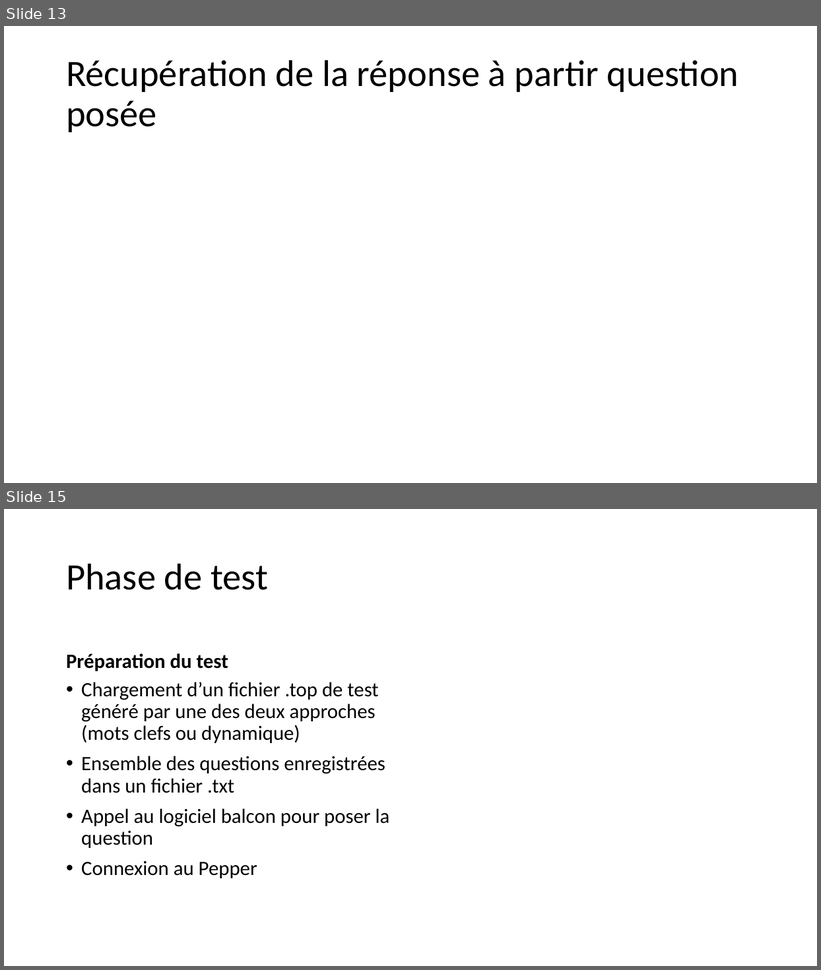
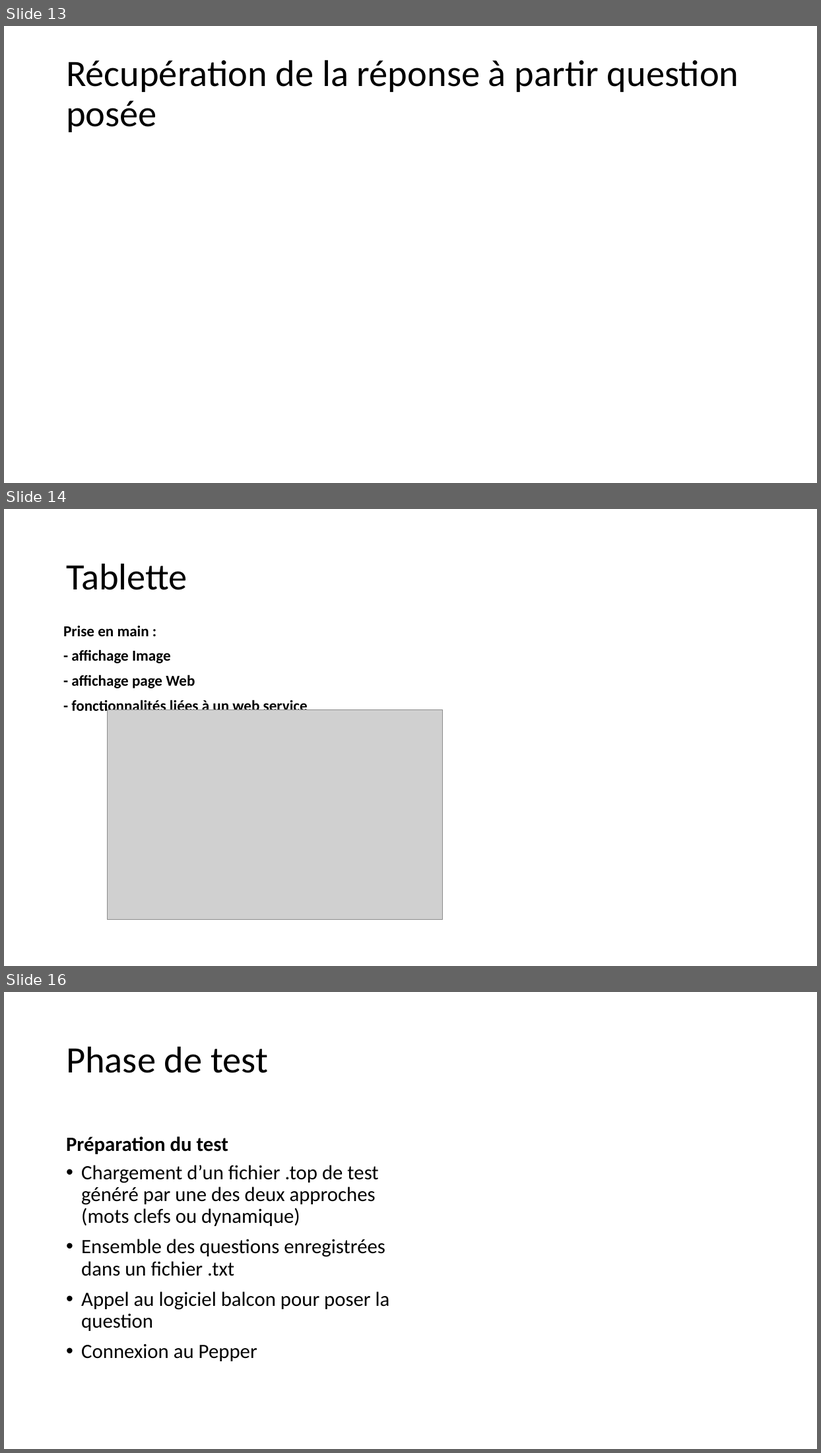
Before and after one commit to PorteAntoine/IHM_PEPPER_CPE2017, a slide deck: Rapport/Diapo_ihm_pepper.pptx. Shown one above the other, each under a label of ours: slides 13 and 15 before the commit, slides 13, 14 and 16 after it; the slides between them are not shown. The pictures are 821x970 and 821x1453 pixels, drawn with LibreOffice and Linux fonts; fonts in the diff are those of the drawing; grey boxes stand for pictures; background and template pictures are left out. Boxes give left, top, right and bottom in pixels: in the first picture for what was removed or moved away, otherwise in the second. Text is boxed around its words. In the diff, an @@ line names an element or a change of style, - is before the commit and + after.

```diff
--- a/Rapport/Diapo_ihm_pepper.pptx
+++ b/Rapport/Diapo_ihm_pepper.pptx
@@ slide 14 added at [4, 509, 817, 966], background picture (left out) @@
@@ title added at [66, 563, 187, 590], 44 pt, text #000000 @@
+Tablette
@@ text added at [63, 626, 308, 715], 18 pt, text #000000, bold @@
+Prise en main :
+- affichage Image
+- affichage page Web
+- fonctionnalités liées à un web service
@@ picture added at [108, 710, 443, 920] @@
@@ what was slide 15 is now slide 16 @@
```
Also in this commit, not shown: 1 other slide added, 1 slide removed.
